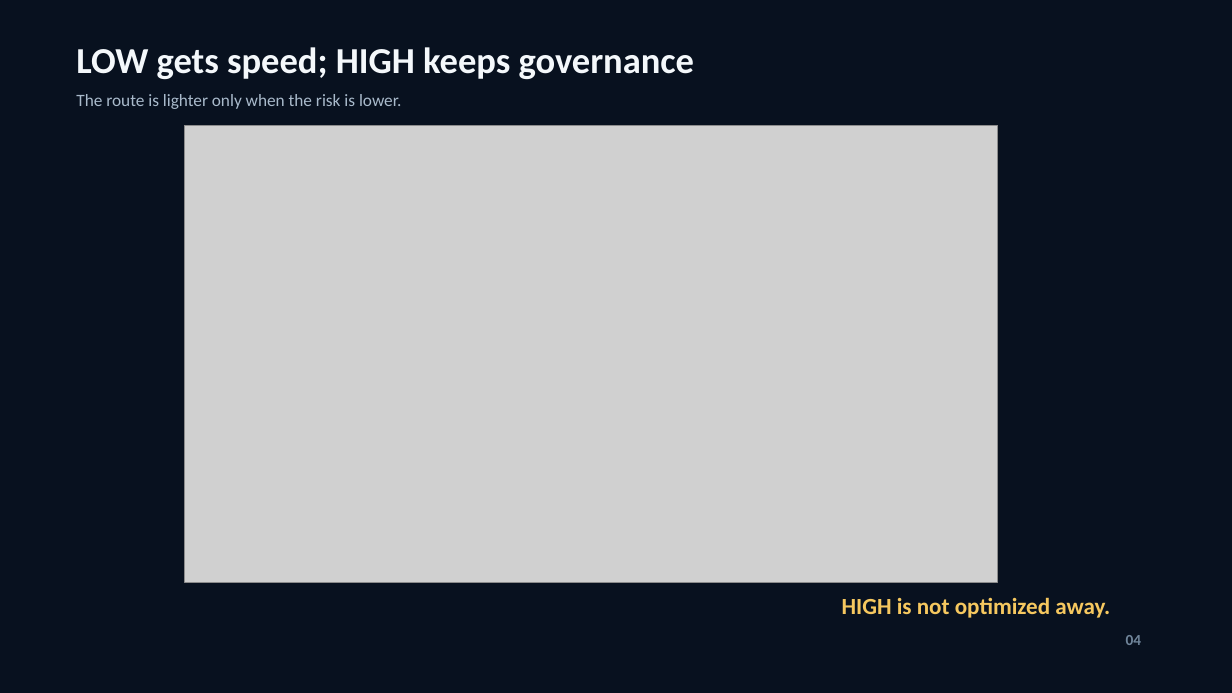
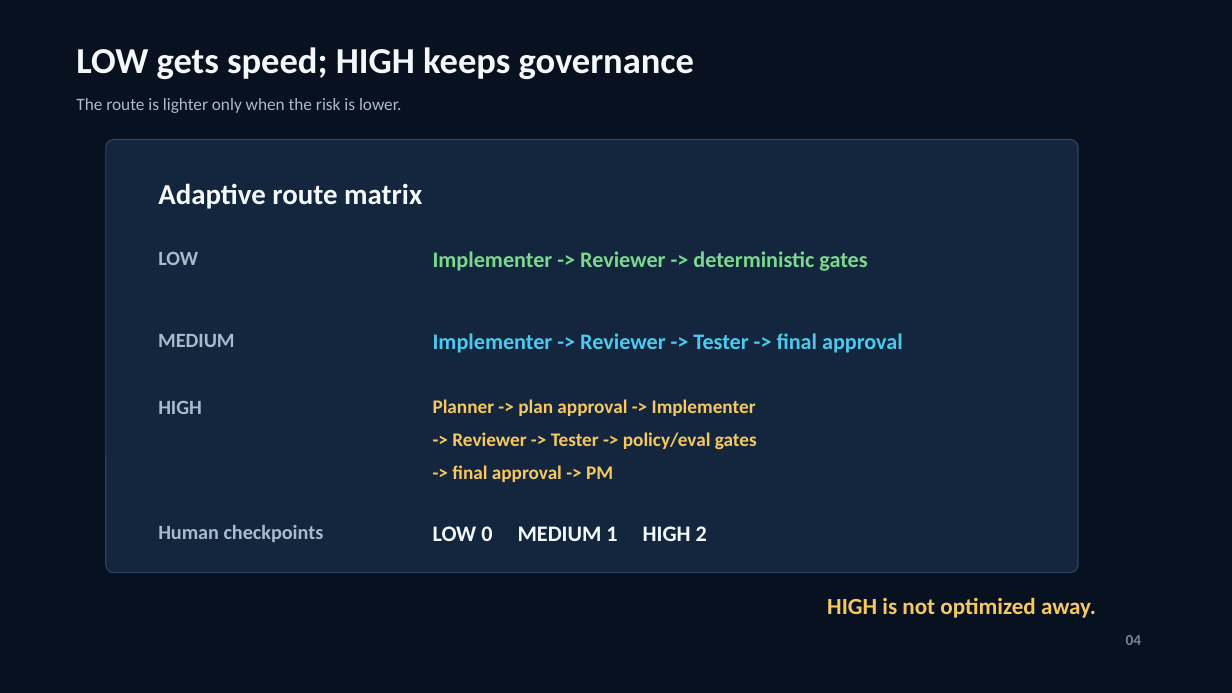
Before and after one commit to Muhammad7839/FitGPT-Agentic-Engineering, a slide deck: slide 4 of docs/capstone/submission/AURA_Forge_Final_Presentation.pptx. Drawn at 1232x693 pixels with LibreOffice and Linux fonts; fonts in the diff are those of the drawing; grey boxes stand for pictures. Boxes give left, top, right and bottom in pixels: in the first picture for what was removed or moved away, otherwise in the second. Text is boxed around its words. In the diff, an @@ line names an element or a change of style, - is before the commit and + after.

Commit message:
docs: fix final presentation visual layout

```diff
--- a/docs/capstone/submission/AURA_Forge_Final_Presentation.pptx
+++ b/docs/capstone/submission/AURA_Forge_Final_Presentation.pptx
@@ text "The route is lighter only ...": place and size @@
-text "The route is lighter only ..." at <box>76,94,401,109</box>
+text "The route is lighter only ..." at <box>76,98,401,113</box>
@@ rounded rectangle added at <box>106,140,1079,573</box>, fill #13263D, outline #2A4663 0.9 pt @@
@@ picture removed at <box>185,125,998,582</box> @@
@@ text added at <box>158,183,422,209</box>, 22.5 pt, text #F4F8FB, bold @@
+Adaptive route matrix
@@ text added at <box>158,252,198,265</box>, 15.8 pt, text #A9BACB, bold @@
+LOW
@@ text added at <box>433,251,867,271</box>, 17.2 pt, text #7BD88F, bold @@
+Implementer -> Reviewer -> deterministic gates
@@ text added at <box>158,334,234,347</box>, 15.8 pt, text #A9BACB, bold @@
+MEDIUM
@@ text added at <box>433,333,903,353</box>, 17.2 pt, text #4CC9F0, bold @@
+Implementer -> Reviewer -> Tester -> final approval
@@ text added at <box>158,401,202,414</box>, 15.8 pt, text #A9BACB, bold @@
+HIGH
@@ text added at <box>433,399,756,416</box>, 15 pt, text #F6C85F, bold @@
+Planner -> plan approval -> Implementer
@@ text added at <box>452,432,757,450</box>, 15 pt, text #F6C85F, bold @@
+-> Reviewer -> Tester -> policy/eval gates
@@ text added at <box>452,465,613,482</box>, 15 pt, text #F6C85F, bold @@
+-> final approval -> PM
@@ text added at <box>158,525,324,542</box>, 15.8 pt, text #A9BACB, bold @@
+Human checkpoints
@@ text added at <box>433,526,707,541</box>, 17.2 pt, text #F4F8FB, bold @@
+LOW 0 MEDIUM 1 HIGH 2
@@ text "HIGH is not optimized away.": place and size @@
-text "HIGH is not optimized away." at <box>842,597,1110,618</box>
+text "HIGH is not optimized away." at <box>827,597,1096,618</box>
```
Also in this commit, not shown: 8 other slides changed, 17 other files.
